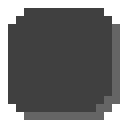
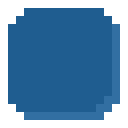
Layer changes from the first 128 x 128 image to the second:
"Layer 1": opacity 100% → 49% over bbox(8, 8, 120, 120)
added layer "Layer 2" over bbox(8, 8, 120, 120)
